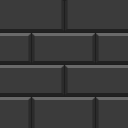
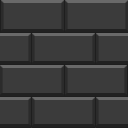
Layers edited between the first and the second (128, 128) image:
removed layer "Layer 1 copy" over [0, 0, 128, 128]
added layer "Layer 2 copy 3" above "Layer 0" over [0, 0, 128, 128]
